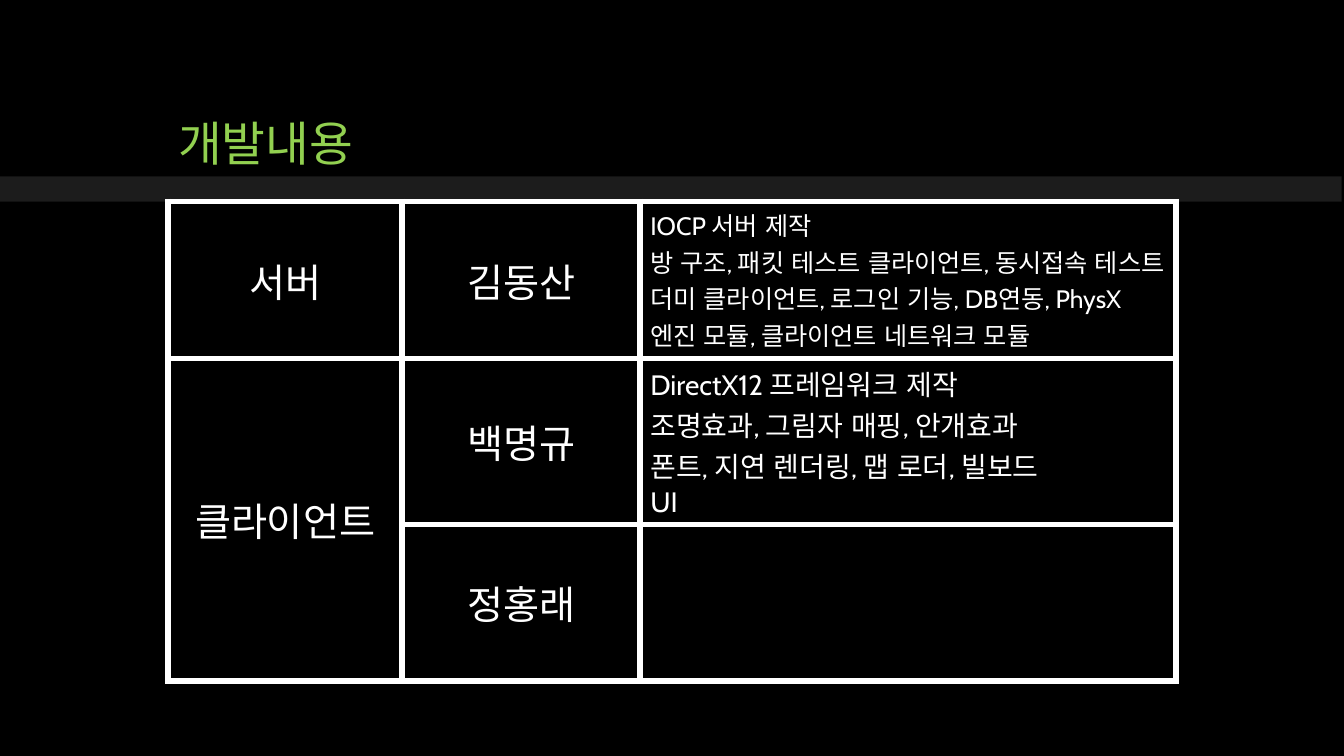
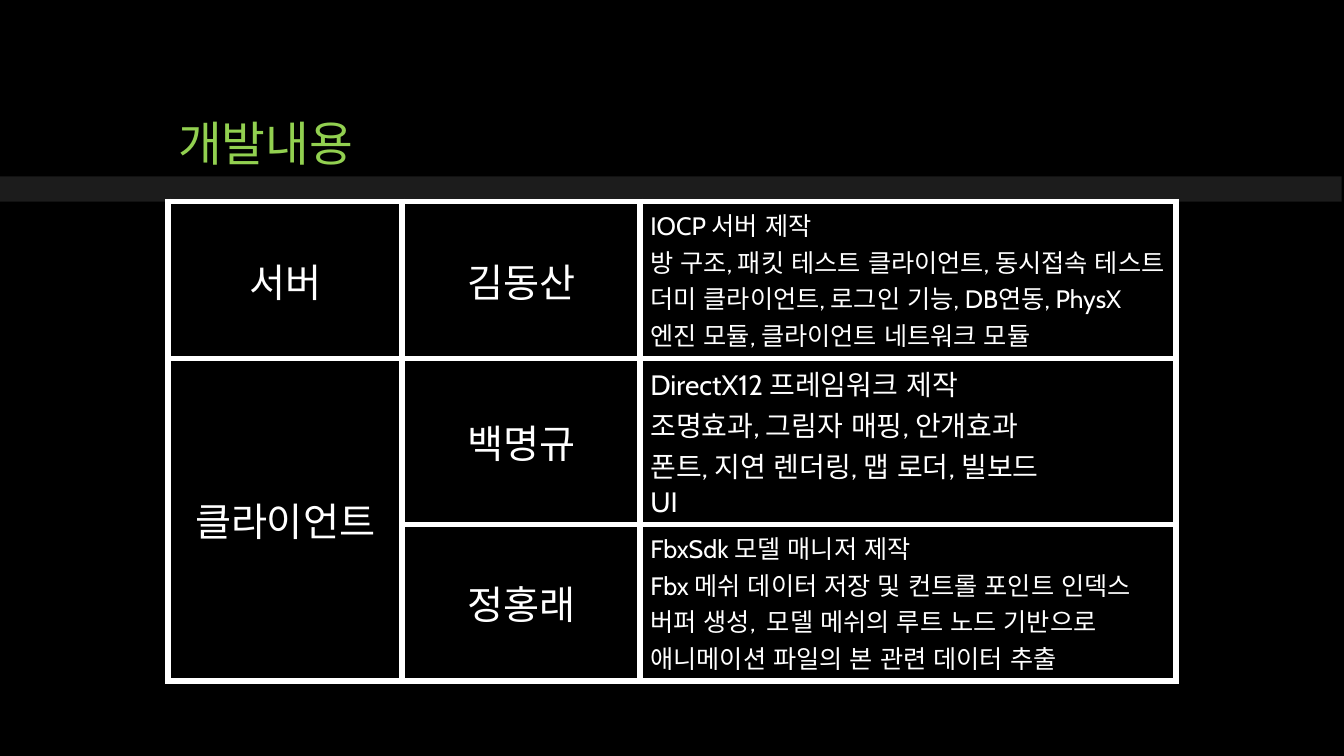
Before and after one commit to qwert830/SP, a slide deck: slide 7 of 중간발표 발표자료/Unknown_Team_Battle_김동산_백명규_정홍래.pptx. Drawn at 1344x756 pixels with LibreOffice and Linux fonts; fonts in the diff are those of the drawing. Boxes give left, top, right and bottom in pixels: in the first picture for what was removed or moved away, otherwise in the second. Text is boxed around its words. In the diff, an @@ line names an element or a change of style, - is before the commit and + after.

Commit message:
보고서

```diff
--- a/중간발표 발표자료/Unknown_Team_Battle_김동산_백명규_정홍래.pptx
+++ b/중간발표 발표자료/Unknown_Team_Battle_김동산_백명규_정홍래.pptx
@@ table at [168,202,1176,674] @@
-row 3, column 3: 
+row 3, column 3: FbxSdk 모델 매니저 제작 / Fbx 메쉬 데이터 저장 및 컨트롤 포인트 인덱스 버퍼 생성, 모델 메쉬의 루트 노드 기반으로 애니메이션 파일의 본 관련 데이터 추출
```
